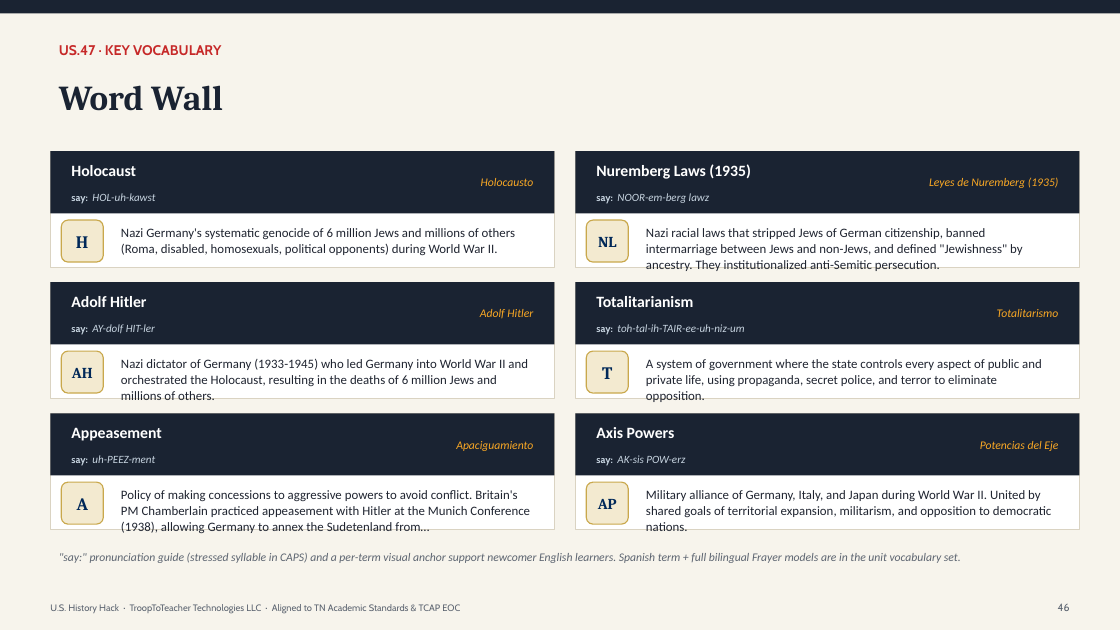
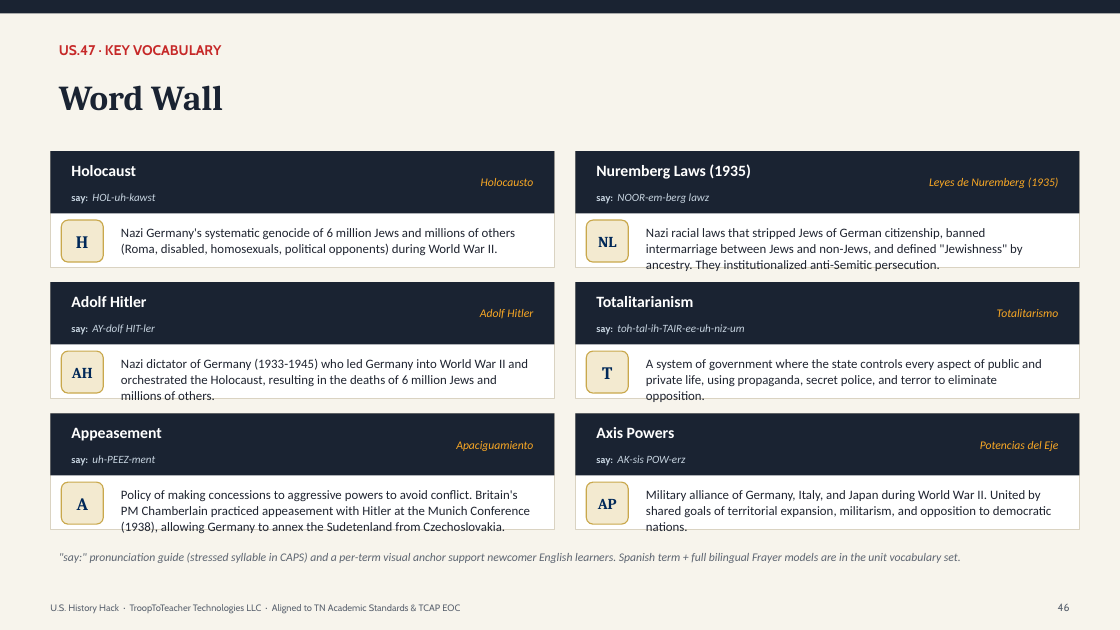
Before and after one commit to Trooptoteacher/trooptoteacher-history, a slide deck: slide 51 of HistoryHack_Platinum/deliverables_unit6/Unit6_Teacher_Deck_CourseStandard.pptx. Drawn at 1120x630 pixels with LibreOffice and Linux fonts; fonts in the diff are those of the drawing. Boxes give left, top, right and bottom in pixels: in the first picture for what was removed or moved away, otherwise in the second. Text is boxed around its words. In the diff, an @@ line names an element or a change of style, - is before the commit and + after.

```diff
--- a/HistoryHack_Platinum/deliverables_unit6/Unit6_Teacher_Deck_CourseStandard.pptx
+++ b/HistoryHack_Platinum/deliverables_unit6/Unit6_Teacher_Deck_CourseStandard.pptx
@@ text at [121, 490, 530, 533]: text changed @@
-Policy of making concessions to aggressive powers to avoid conflict. Britain's PM Chamberlain practiced appeasement with Hitler at the Munich Conference (1938), allowing Germany to annex the Sudetenland from…
+Policy of making concessions to aggressive powers to avoid conflict. Britain's PM Chamberlain practiced appeasement with Hitler at the Munich Conference (1938), allowing Germany to annex the Sudetenland from Czechoslovakia.
```
Also in this commit, not shown: 14 other slides changed, 19 other files.
